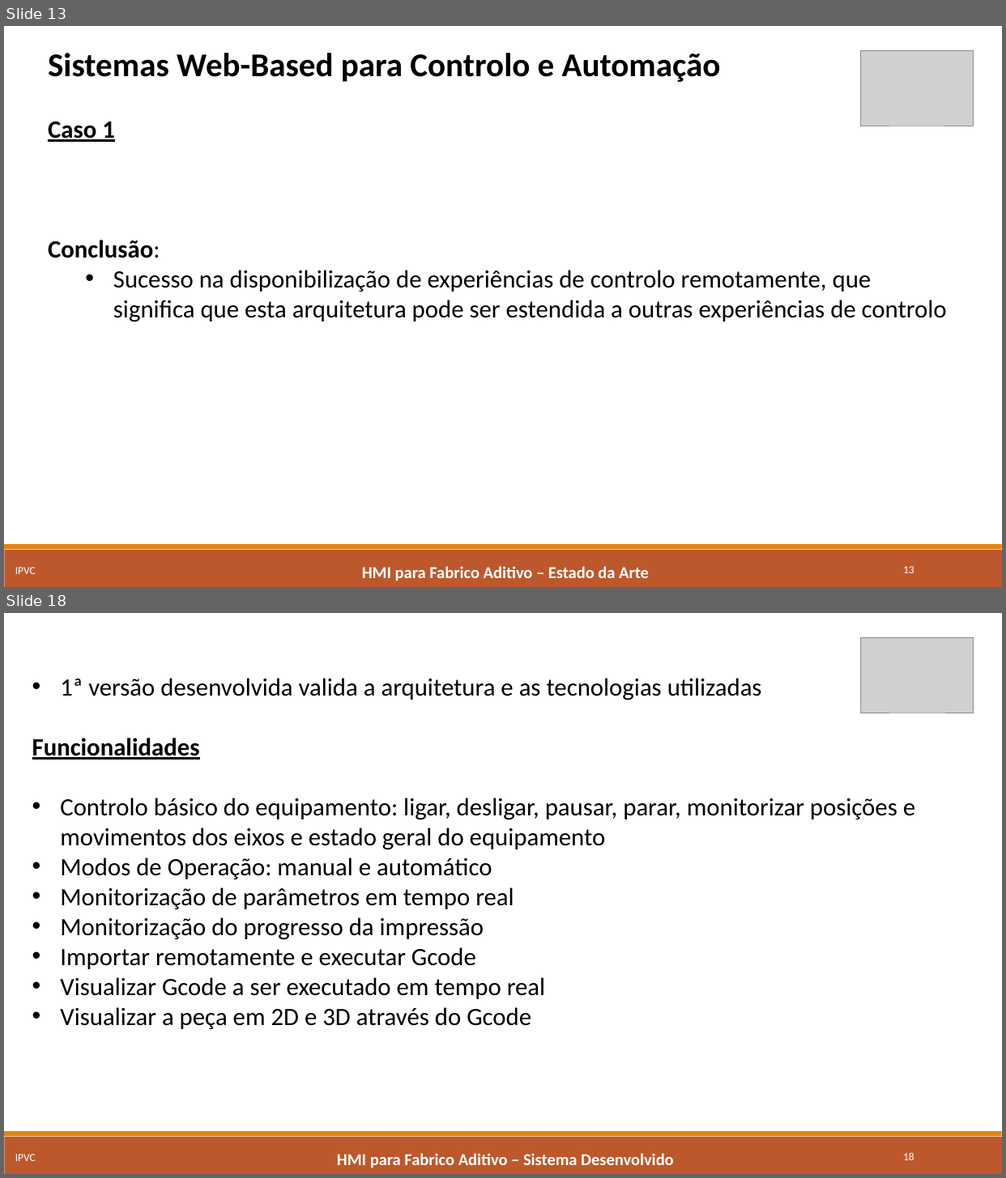
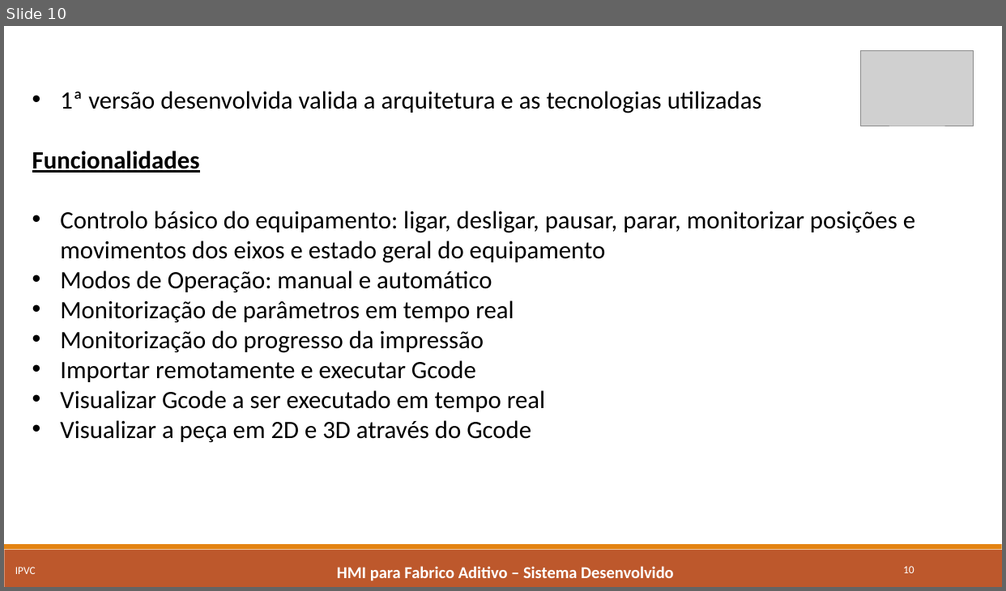
Before and after one commit to marcorlsrodrigues/projeto, a slide deck: Apresentacao_Final_MarcoRodrigues4652.pptx. Shown one above the other, each under a label of ours: slides 13 and 18 before the commit, slide 10 after it; the slides between them are not shown. The pictures are 1006x1178 and 1006x591 pixels, drawn with LibreOffice and Linux fonts; fonts in the diff are those of the drawing; grey boxes stand for pictures. Boxes give left, top, right and bottom in pixels: in the first picture for what was removed or moved away, otherwise in the second. Text is boxed around its words. In the diff, an @@ line names an element or a change of style, - is before the commit and + after.

```diff
--- a/Apresentacao_Final_MarcoRodrigues4652.pptx
+++ b/Apresentacao_Final_MarcoRodrigues4652.pptx
@@ slide 13 removed at (x1=4, y1=26, x2=1002, y2=587), background #FFFFFF; not listed: 2 template elements that a slide beside it also shows @@
@@ text removed at (x1=48, y1=53, x2=947, y2=322) @@
-Sistemas Web-Based para Controlo e Automação
-Caso 1
-Conclusão:
-  • Sucesso na disponibilização de experiências de controlo remotamente, que significa que esta arquitetura pode ser estendida a outras experiências de controlo
@@ picture removed at (x1=861, y1=50, x2=974, y2=126) @@
@@ text removed at (x1=15, y1=567, x2=36, y2=574) @@
-IPVC
@@ text removed at (x1=362, y1=566, x2=649, y2=582) @@
-HMI para Fabrico Aditivo – Estado da Arte
@@ page number removed at (x1=903, y1=566, x2=914, y2=574) @@
-13
@@ what was slide 18 is now slide 10 @@
@@ page number at (x1=903, y1=566, x2=914, y2=574): text changed @@
-18
+10
```
Also in this commit, not shown: 3 slides changed, 2 slides added, 9 other slides removed.
